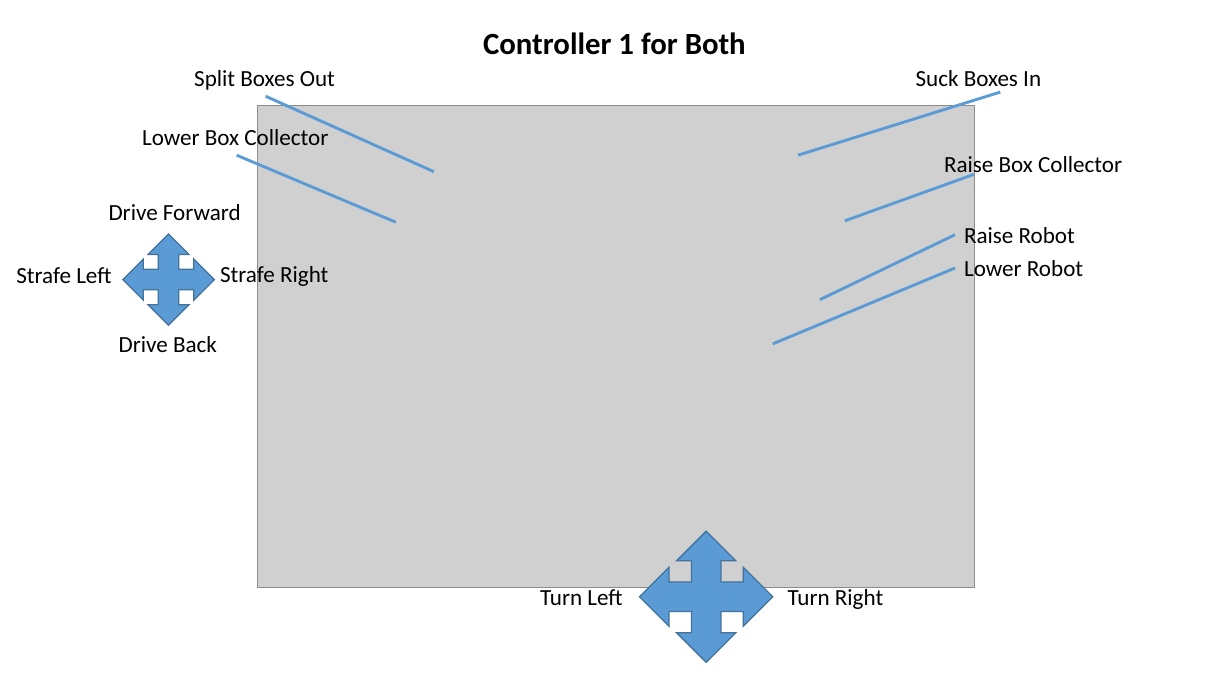
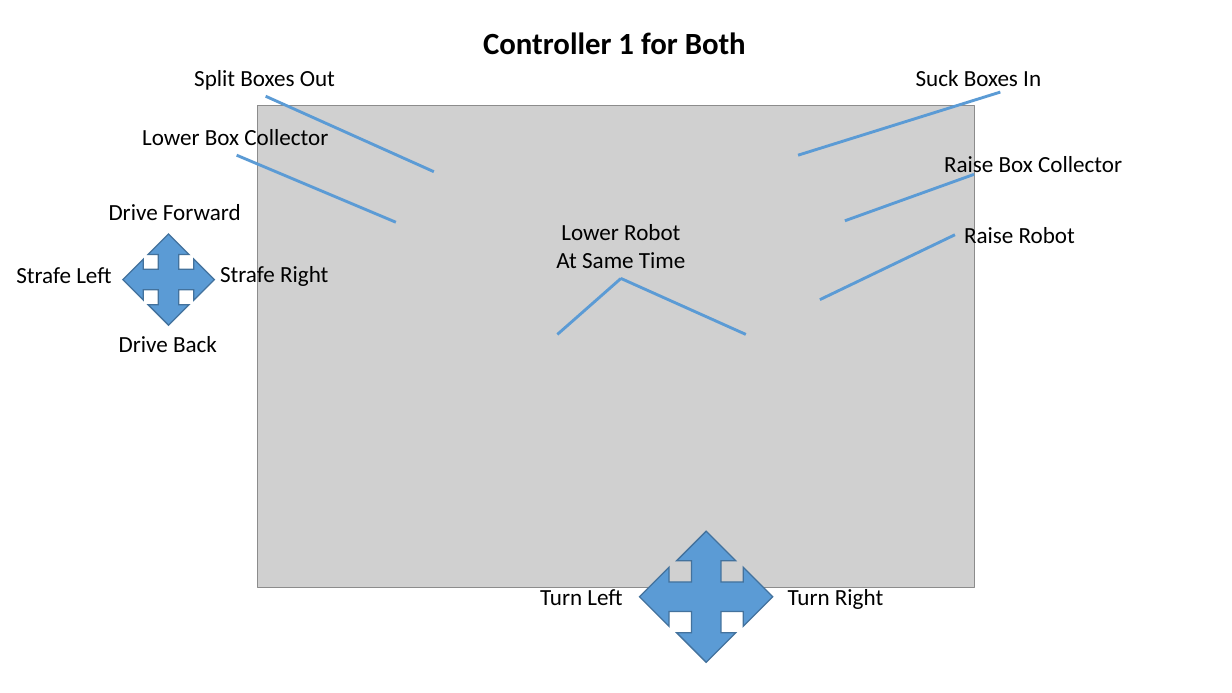
Before and after one commit to wre136/2018FRCRobot, a slide deck: slide 3 of 2018FRCRobot/2018 XBox Controller.pptx. Drawn at 1232x693 pixels with LibreOffice and Linux fonts; fonts in the diff are those of the drawing; grey boxes stand for pictures. Boxes give left, top, right and bottom in pixels: in the first picture for what was removed or moved away, otherwise in the second. Text is boxed around its words. In the diff, an @@ line names an element or a change of style, - is before the commit and + after.

```diff
--- a/2018FRCRobot/2018 XBox Controller.pptx
+++ b/2018FRCRobot/2018 XBox Controller.pptx
@@ text added at (556, 224, 685, 268), 18 pt, text #000000 @@
+Lower Robot
+At Same Time
@@ text removed at (964, 257, 1083, 283) @@
-Lower Robot
@@ line added from (621, 278) to (557, 335), #5B9BD5 2.25 pt @@
@@ line moved from (956, 268) - (773, 344) to (621, 278) - (746, 335) @@
```
Also in this commit, not shown: 1 other slide changed.
